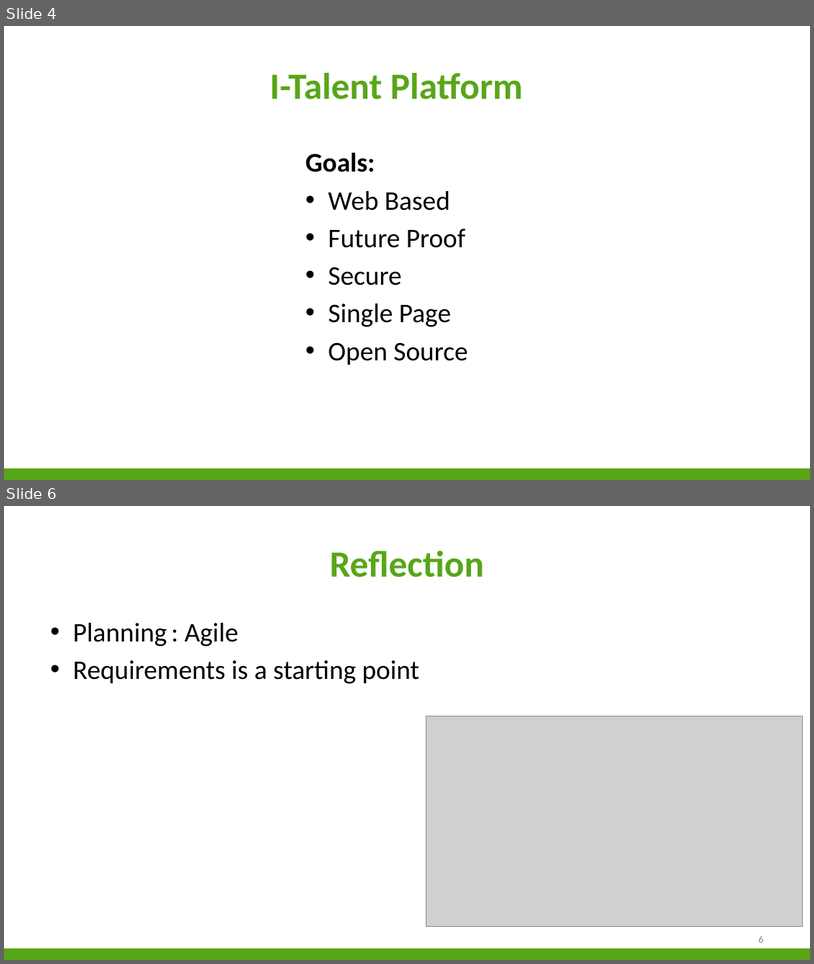
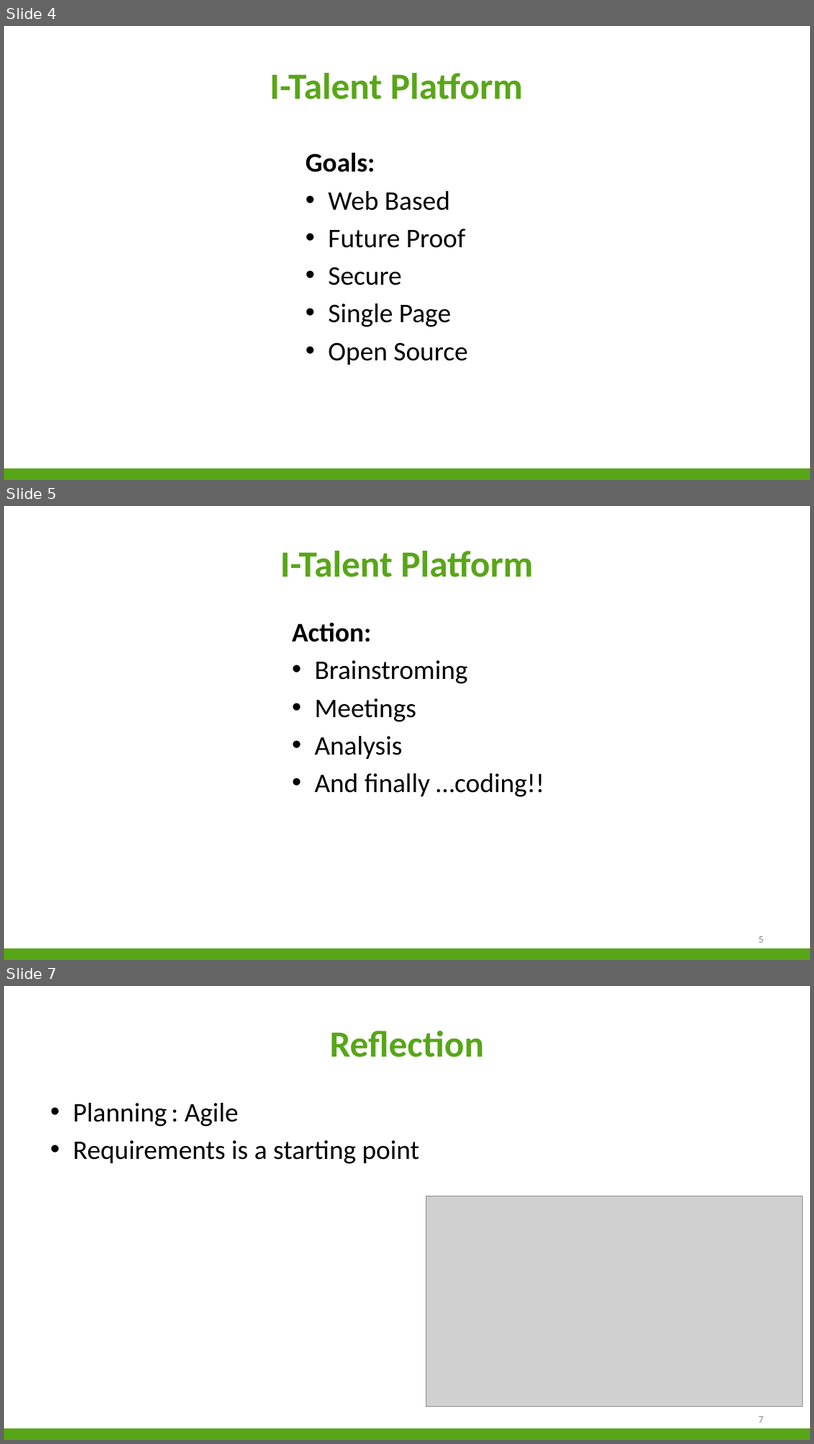
Before and after one commit to niekvandael/iTalent, a slide deck: italent/documents/english/EnglishPresentation.pptx. Shown one above the other, each under a label of ours: slides 4 and 6 before the commit, slides 4, 5 and 7 after it; the slides between them are not shown. The pictures are 814x964 and 814x1444 pixels, drawn with LibreOffice and Linux fonts; fonts in the diff are those of the drawing; grey boxes stand for pictures; background and template pictures are left out. Boxes give left, top, right and bottom in pixels: in the first picture for what was removed or moved away, otherwise in the second. Text is boxed around its words. In the diff, an @@ line names an element or a change of style, - is before the commit and + after.

```diff
--- a/italent/documents/english/EnglishPresentation.pptx
+++ b/italent/documents/english/EnglishPresentation.pptx
@@ slide 5 added at (4, 506, 810, 960), background #FFFFFF; not listed: 1 template element that a slide beside it also shows @@
@@ title added at (280, 551, 533, 577), 44 pt, text #58A618, bold @@
+I-Talent Platform
@@ text added at (292, 622, 545, 797), 32 pt, text #000000 @@
+Action:
+• Brainstroming
+• Meetings
+• Analysis
+• And finally …coding!!
@@ page number added at (759, 936, 764, 942), 12 pt, text #898989 @@
+5
@@ what was slide 6 is now slide 7 @@
@@ page number at (759, 1416, 764, 1422): text changed @@
-6
+7
```
Also in this commit, not shown: 1 other slide added, 1 slide removed.
